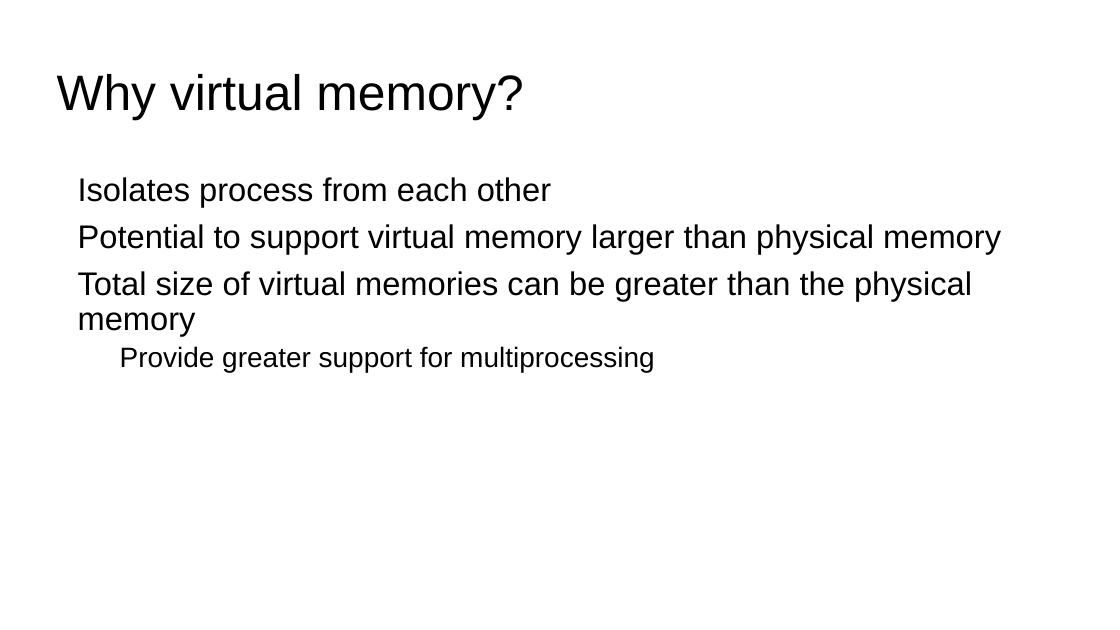
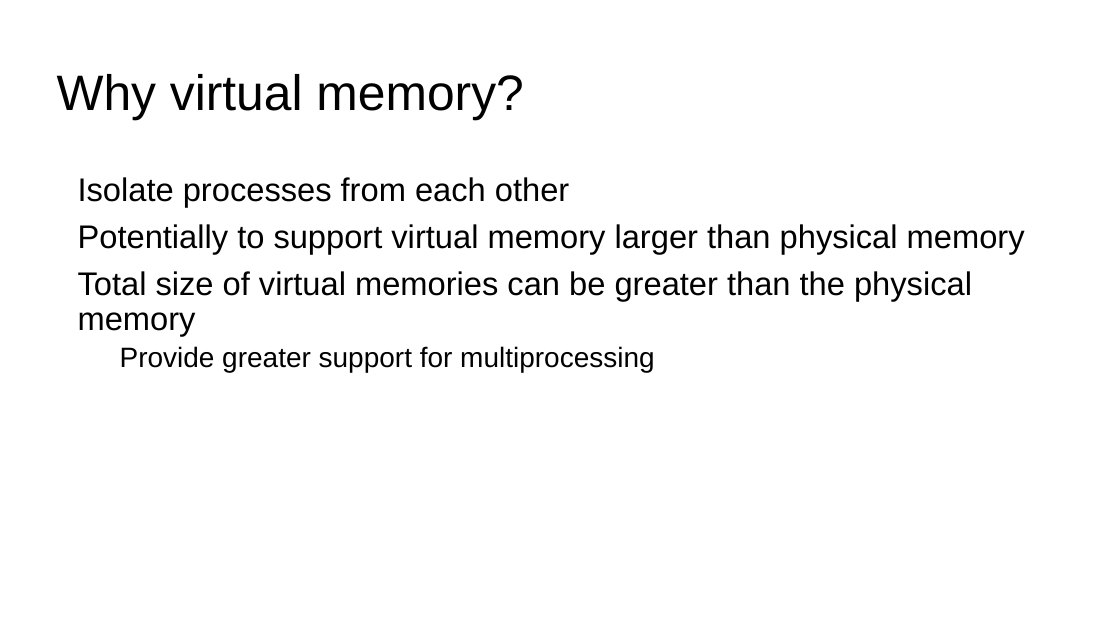
Before and after one commit to cs-uob/COMS20012, a slide deck: slide 6 of docs/slides/W8/memory2.odp. Drawn at 1120x630 pixels with LibreOffice and Linux fonts; fonts in the diff are those of the drawing; background and template pictures are left out. Boxes give left, top, right and bottom in pixels: in the first picture for what was removed or moved away, otherwise in the second. Text is boxed around its words. In the diff, an @@ line names an element or a change of style, - is before the commit and + after.

```diff
--- a/docs/slides/W8/memory2.odp
+++ b/docs/slides/W8/memory2.odp
@@ text at (78,177,1025,254): text changed @@
-▪ Isolates process from each other
-▪ Potential to support virtual memory larger than physical memory
+▪ Isolate processes from each other
+▪ Potentially to support virtual memory larger than physical memory
```
Also in this commit, not shown: 3 other files.
